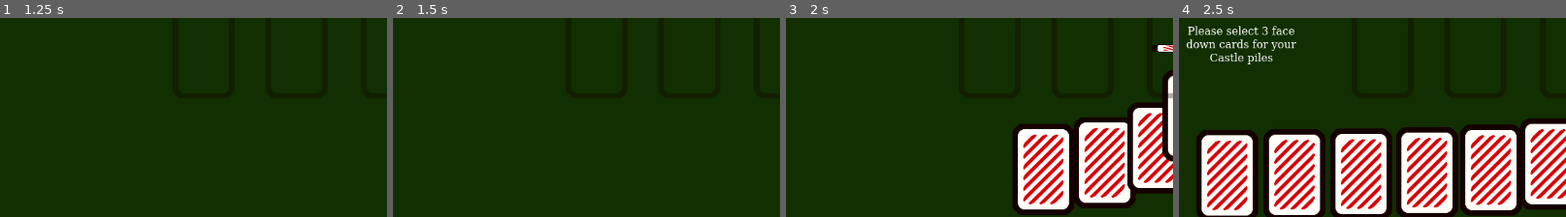
Above: before the commit, frames 1-4 (left to right).
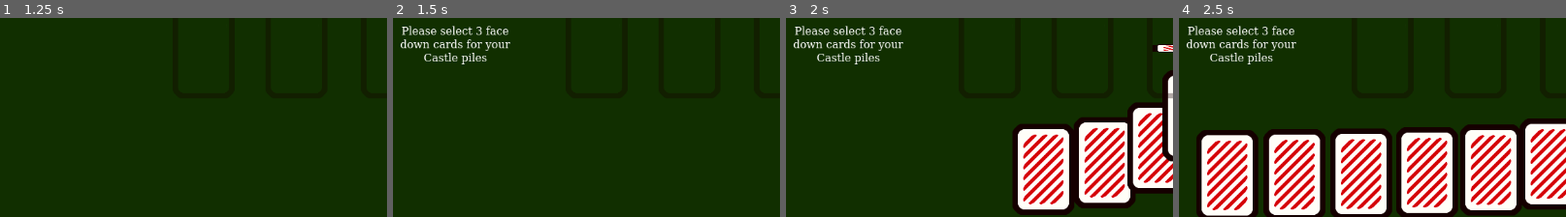
Above: after the commit, the same moments.

Repository: boots0/castles
Game: Godot game, scene res://main.tscn
The game is run twice, just before and just after one commit, with the same random seed, the same clock (stepped at 60 frames per second) and the same inputs.
Inputs (mouse positions are % of the whole screen's width and height, from its top left):
- Up to frame 1 (1.25 s): click (42, 20) at 0.5 s
- Up to frame 2 (1.5 s): click "Start Game" at 1.25 s
- Up to frame 3 (2 s): no input
- Up to frame 4 (2.5 s): click "Start Game" at 2 s
The pictures show only the part of the screen within x 6-56%, y 47-97%; the shares and areas given below are measured in that part.

Frame 1 is identical in both runs. In frame 2, 1.5% of the frame differs, in the area x 2-31%, y 3-24%; in frame 3, 1.5%; in frame 4, nothing differs.

Commit message:
GameStateController rework done

Diff:
--- a/Scenes/card/card.gd
+++ b/Scenes/card/card.gd
@@ -16,7 +16,6 @@
 var rank: String
 var value: int
 var sprite_region: Rect2  # stores card's sprite region
-var played: bool = false
 var card_size
 var input_enabled
 
@@ -71,6 +70,3 @@
 
 func reveal():
 	card_image.visible = true  # Show the card front
-
-func set_played(input: bool):
-	self.played = input
--- a/Scenes/card/card_states/card_released_state.gd
+++ b/Scenes/card/card_states/card_released_state.gd
@@ -7,11 +7,11 @@
 
 func on_input(_event: InputEvent) -> void:
 	if card.targets:
-		# card was played, put it on pile
-		print("leaving released")
+		# card was played in a target area (pile), emit reparent signal to PILE
 		card.reparent_requested.emit(card, card.Destination.PILE)
+		# change card State
 		transition_requested.emit(self, CardState.State.BASE)
 		return
-	# card was not played, transition to BASE
+	# card was not played on a pile, emit reparent signal to HAND
 	card.reparent_requested.emit(card, card.Destination.HAND)
 	transition_requested.emit(self, CardState.State.BASE)
--- a/Scenes/ui/player_hand.gd
+++ b/Scenes/ui/player_hand.gd
@@ -2,6 +2,7 @@
 class_name PlayerHand
 
 signal card_removed(hand_count: int)
+
 # exported variables
 @export var card_width: float = 30.0
 @export var hand_y_position: float = 500.0
--- a/Scripts/card_pile.gd
+++ b/Scripts/card_pile.gd
@@ -12,6 +12,8 @@
 
 
 func add_card_to_pile(card: Card):
+	# card attempted to play, emit signal to GSC to check
+
 	var card_collision_shape = card.drop_point_detector.get_node("CollisionShape2D")
 	if card_pile.size() > 0:
 		# there are cards on the pile
@@ -24,7 +26,6 @@
 			if value_check == true:
 				# card passed check, it can be added to the pile
 				card_pile.append(card)
-				card.set_played(true)
 				# center the card on top of the pile
 				card.global_position = pile_center - (card.card_size / 2)
 
@@ -54,7 +55,6 @@
 		card.set_playable(false)
 
 		card_pile.append(card)
-		card.set_played(true)
 		pile_text.text = str(card_pile.size())
 
 # check the last player played card vs the top card in the pile
--- a/Scripts/castle_pile.gd
+++ b/Scripts/castle_pile.gd
@@ -1,35 +1,34 @@
 extends Node2D
+class_name CastlePile
+
+enum Status { EMPTY, HALF, FULL }
 
 var castle_pile = []
 var pile_center
 var right_offset = Vector2(20, 0)
-
+var current_status = Status.EMPTY
 
 # Called when the node enters the scene tree for the first time.
 func _ready() -> void:
 	pile_center = self.global_position
 
+func add_card_to_castle_pile(card: Card):
+	if current_status == Status.EMPTY:
+		# this is the first card, center the card on top of the pile
+		card.global_position = pile_center - (card.card_size / 2)
+		castle_pile.append(card)
+		current_status = Status.HALF
+		# disable clicking
+		card.set_playable(false)
+	elif current_status == Status.HALF:
+		# second card played
+		card.global_position = pile_center - (card.card_size / 2) + right_offset
+		castle_pile.append(card)
+		current_status = Status.FULL
+		# disable clicking
+		card.set_playable(false)
+	else:
+		return
 
-func add_card_to_pile(card: Card):
-	if castle_pile.size() < 2:
-		# pile max not reached
-		if castle_pile.size() == 0:
-			# this is the first card
-			# center the card on top of the pile
-			card.global_position = pile_center - (card.card_size / 2)
-			castle_pile.append(card)
-			card.set_played(true)
-
-			# disable clicking
-			card.set_playable(false)
-		else:
-			# second card
-			card.global_position = pile_center - (card.card_size / 2) + right_offset
-			castle_pile.append(card)
-			card.set_played(true)
-
-			# disable clicking
-			card.set_playable(false)
-	else:
-		# castle pile max reached, reparent
-		card.reparent_requested.emit(card, card.Destination.HAND)
+func get_pile_status() -> Status:
+	return current_status
--- a/Scripts/game_state_controller.gd
+++ b/Scripts/game_state_controller.gd
@@ -4,7 +4,8 @@
 
 enum GamePhase { SETUP, PLAY, END }
 
-@onready var player_hand: Node = $PlayerHand
+@onready var player_hand: Node = $PlayingUI/PlayerHand
+@onready var piles: Node2D = $PlayingUI/Piles
 @onready var deck_reference: Node = $Deck
 @onready var pile_reference: Node = $CardPile
 @onready var game_text: Node = $GameText
@@ -12,14 +13,21 @@
 
 var current_phase: GamePhase = GamePhase.SETUP
 
+func _ready() -> void:
+	player_hand.connect("card_removed", _on_game_setup)
+
 func _on_deck_button_down() -> void:
 	if current_phase == GamePhase.PLAY:
-		player_ui.deal_card_to_player()
+		var drawn_card = deck_reference.draw_card()
+		# connect card's reparent signal
+		drawn_card.reparent_requested.connect(_on_card_reparent_requested)
+		deal_card(drawn_card)
 
 
 func _on_start_game_button_down() -> void:
 		#var current_phase = get_parent().get_phase()
 	if current_phase == GamePhase.SETUP:
+		update_game_text("Please select 3 face down cards for your Castle piles")
 		for i in range(PLAYER_HAND_SIZE):
 			await get_tree().create_timer(0.1).timeout
 			# add a deal_hand func in deck to deal face down
@@ -28,39 +36,119 @@
 			drawn_card.reparent_requested.connect(_on_card_reparent_requested)
 			deal_card(drawn_card)
 
-	update_game_text("Please select 3 face down cards for your Castle piles")
-
-func update_game_text(text: String):
-	game_text.text = text
 
 func deal_card(card: Card, player = player_ui):
 	if current_phase == GamePhase.SETUP:
 		player.new_card(card, "card_flip_start")
+	if current_phase == GamePhase.PLAY:
+		player.new_card(card, "card_flip")
 
 func _on_card_reparent_requested(card: Card, destination: Card.Destination) -> void:
 	# card has signaled to be reparented
-	# ** all of this needs to be refactored **
 	if destination == card.Destination.HAND:
-		print("Reparenting to hand...")
+		# send card to hand
 		card.reparent(player_hand)
-		player_hand.add_card_to_hand(card) # 1 = game ongoing
+		player_hand.add_card_to_hand(card)
 		return
 
 	if destination == card.Destination.PILE:
-		print("Reparenting to a pile...")
-		player_hand.remove_card_from_hand(card)
+		# card was placed on a pile, remove from hand for now
+		#player_hand.remove_card_from_hand(card)
+		# get which pile was card played on
+		var target_pile = card.targets[0].get_parent()
 
-		var target_pile = card.targets[0].get_parent()
 		if target_pile is CardPile:
-			card.reparent(pile_reference)
-			pile_reference.add_card_to_pile(card)
+			print("Adding card to shared card pile")
+			# card has been played on shared CardPile, check phase
+			if current_phase == GamePhase.PLAY:
+				# game is in PLAY, put card on pile
+				card.reparent(pile_reference)
+				pile_reference.add_card_to_pile(card)
+				player_hand.remove_card_from_hand(card)
+			elif GamePhase.SETUP:
+				print("Card not allowed, we are in SETUP")
+				# game is in SETUP, cannot play on CardPile, send to hand
+				card.reparent(player_hand)
+			else:
+				print("We shouldn't be here - line 60 game_state_controller.gd")
+				return
+
 		else:
-			card.reparent(target_pile)
-			target_pile.add_card_to_pile(card)
+			# card was played on CastlePile
+
+			if current_phase == GamePhase.SETUP:
+				# game is in SETUP, check CastlePile status
+				var status = target_pile.get_pile_status()
+
+				if status == target_pile.Status.EMPTY:
+					# CastlePile is EMPTY in SETUP, play the card on it
+					card.reparent(target_pile)
+					target_pile.add_card_to_castle_pile(card)
+					player_hand.remove_card_from_hand(card)
+
+				if status == target_pile.Status.HALF:
+					# CastlePile has 1 card on it, check other piles first before playing
+					var pile_statuses = get_castle_piles_status(target_pile)
+
+					if CastlePile.Status.EMPTY in pile_statuses.values():
+						# 1 or more pile is empty, can't play a second card on the pile yet
+						card.reparent(player_hand)
+						player_hand.add_card_to_hand(card)
+					else:
+						# all piles have 1 card on them, play second card
+						card.reparent(target_pile)
+						target_pile.add_card_to_castle_pile(card)
+						player_hand.remove_card_from_hand(card)
+
+					# check if this was the last pile
+					var full_pile_count = count_full_piles(pile_statuses)
+					if full_pile_count == 2:
+						set_game_phase(GamePhase.PLAY)
+
+				if status == target_pile.Status.FULL:
+					# CastlePile is FULL, send to hand
+					card.reparent(player_hand)
+					player_hand.add_card_to_hand(card)
+			else:
+				# we are not in SETUP, card goes back to hand
+				card.reparent(player_hand)
+				player_hand.add_card_to_hand(card)
 		return
 
 	if destination == card.Destination.UI_LAYER:
-		print("Reparenting to UI Layer")
-		#player_hand.remove_card_from_hand(card)
 		card.reparent(player_ui)
 		return
+
+func get_castle_piles_status(target_pile: CastlePile) -> Dictionary:
+	# needs to pass info about pile sizes idk what yet
+	var pile_statuses = {}
+
+	for pile in piles.get_children():
+		if pile is CastlePile:
+			var status = pile.get_pile_status()
+			pile_statuses[pile.name] = status
+
+	# erase target_pile from dictionary
+	pile_statuses.erase(target_pile.name)
+	return pile_statuses
+
+func count_full_piles(pile_statuses: Dictionary) -> int:
+	var count = 0
+	for status in pile_statuses.values():
+		if status == CastlePile.Status.FULL:
+			count += 1
+
+	return count
+
+func _on_game_setup(hand_count: int):
+		if current_phase == GamePhase.SETUP:
+			if hand_count == 6:
+				player_hand.flip_cards()
+			if hand_count == 3:
+				update_game_text("Game is now in PLAY")
+
+func set_game_phase(phase: GamePhase):
+	current_phase = phase
+
+func update_game_text(text: String):
+	game_text.text = text
--- a/Scripts/playing_ui.gd
+++ b/Scripts/playing_ui.gd
@@ -9,10 +9,6 @@
 @onready var game_text: Node = $GameText
 @export var card_scene: PackedScene
 
-var pressed = false
-var phase = 0
-func _ready() -> void:
-	player_hand.connect("card_removed", _on_setup_blind_piles)
 
 func new_card(drawn_card: Card, animation: String) -> void:
 
@@ -26,55 +22,3 @@
 	# add the card to the player's hand - should this happen here?
 	player_hand.add_card_to_hand(drawn_card)
 	drawn_card.get_node("AnimationPlayer").play(animation)
-
-#func _on_card_reparent_requested(card: Card, destination: Card.Destination) -> void:
-	## card has signaled to be reparented
-#
-	#if destination == card.Destination.HAND:
-		#print("Reparenting to hand...")
-		#card.reparent(player_hand)
-		#player_hand.add_card_to_hand(card) # 1 = game ongoing
-		#return
-		#
-	#if destination == card.Destination.PILE:
-		#print("Reparenting to a pile...")
-		#player_hand.remove_card_from_hand(card)
-		#
-		#var target_pile = card.targets[0].get_parent()
-		#if target_pile is CardPile:
-			#card.reparent(pile_reference)
-			#pile_reference.add_card_to_pile(card)
-		#else:
-			#card.reparent(target_pile)
-			#target_pile.add_card_to_pile(card)
-		#return
-		#
-	#if destination == card.Destination.UI_LAYER:
-		#print("Reparenting to UI Layer")
-		##player_hand.remove_card_from_hand(card)
-		#card.reparent(self)
-		#return
-		#
-
-#func deal_cards() -> void:
-	##for i in range(PLAYER_HAND_SIZE):
-		##await get_tree().create_timer(0.1).timeout
-		### add a deal_hand func in deck to deal face down
-		##var drawn_card = deck_reference.draw_card()
-		### connect card's reparent signal
-		##drawn_card.reparent_requested.connect(_on_card_reparent_requested)
-		### add card scene as a child to player_hand
-		##player_hand.add_child(drawn_card)
-		##drawn_card.get_node("AnimationPlayer").play("card_flip_start")
-		### set card to spawn on top of the deck
-		##drawn_card.global_position = deck_reference.global_position - (drawn_card.card_size / 2)
-		### add the card to the player's hand - should this happen here?
-		##player_hand.add_card_to_hand(drawn_card)
-		#
-	#game_text.text = "Please select 3 face down cards for your Castle piles"
-
-func _on_setup_blind_piles(hand_count: int) -> void:
-	print("running on setup blind piles")
-	if hand_count == 6 and phase == 0:
-		player_hand.flip_cards()
-		#update_phase(1)
--- a/main.tscn
+++ b/main.tscn
@@ -34,13 +34,15 @@
 
 [node name="PlayerHand" parent="GameStateController/PlayingUI" instance=ExtResource("4_dvg06")]
 
-[node name="CastlePile" parent="GameStateController/PlayingUI" instance=ExtResource("5_vwfhj")]
+[node name="Piles" type="Node2D" parent="GameStateController/PlayingUI"]
+
+[node name="CastlePile" parent="GameStateController/PlayingUI/Piles" instance=ExtResource("5_vwfhj")]
 position = Vector2(369, 387)
 
-[node name="CastlePile2" parent="GameStateController/PlayingUI" instance=ExtResource("5_vwfhj")]
+[node name="CastlePile2" parent="GameStateController/PlayingUI/Piles" instance=ExtResource("5_vwfhj")]
 position = Vector2(507, 387)
 
-[node name="CastlePile3" parent="GameStateController/PlayingUI" instance=ExtResource("5_vwfhj")]
+[node name="CastlePile3" parent="GameStateController/PlayingUI/Piles" instance=ExtResource("5_vwfhj")]
 position = Vector2(649, 387)
 
 [node name="Deck" parent="GameStateController" instance=ExtResource("1_o1wbk")]
